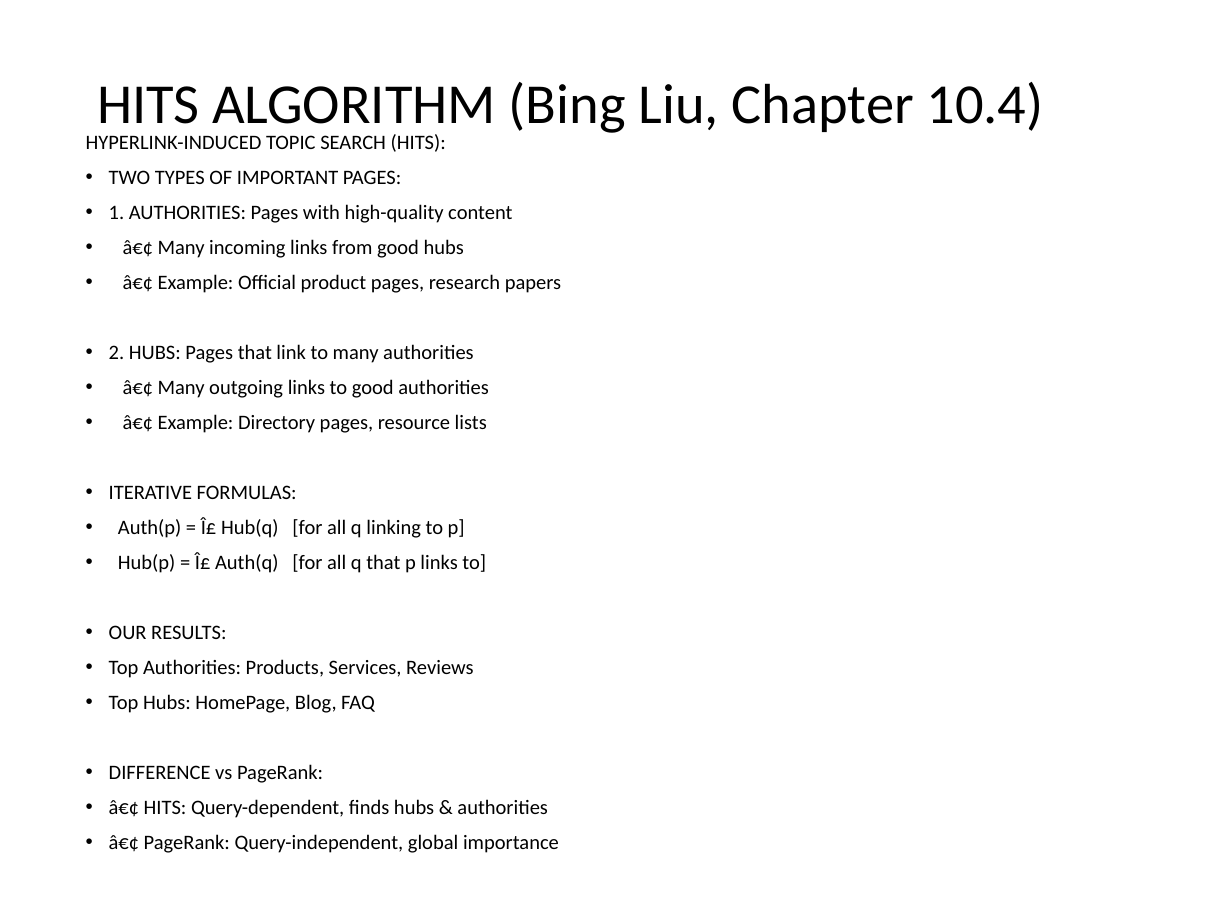
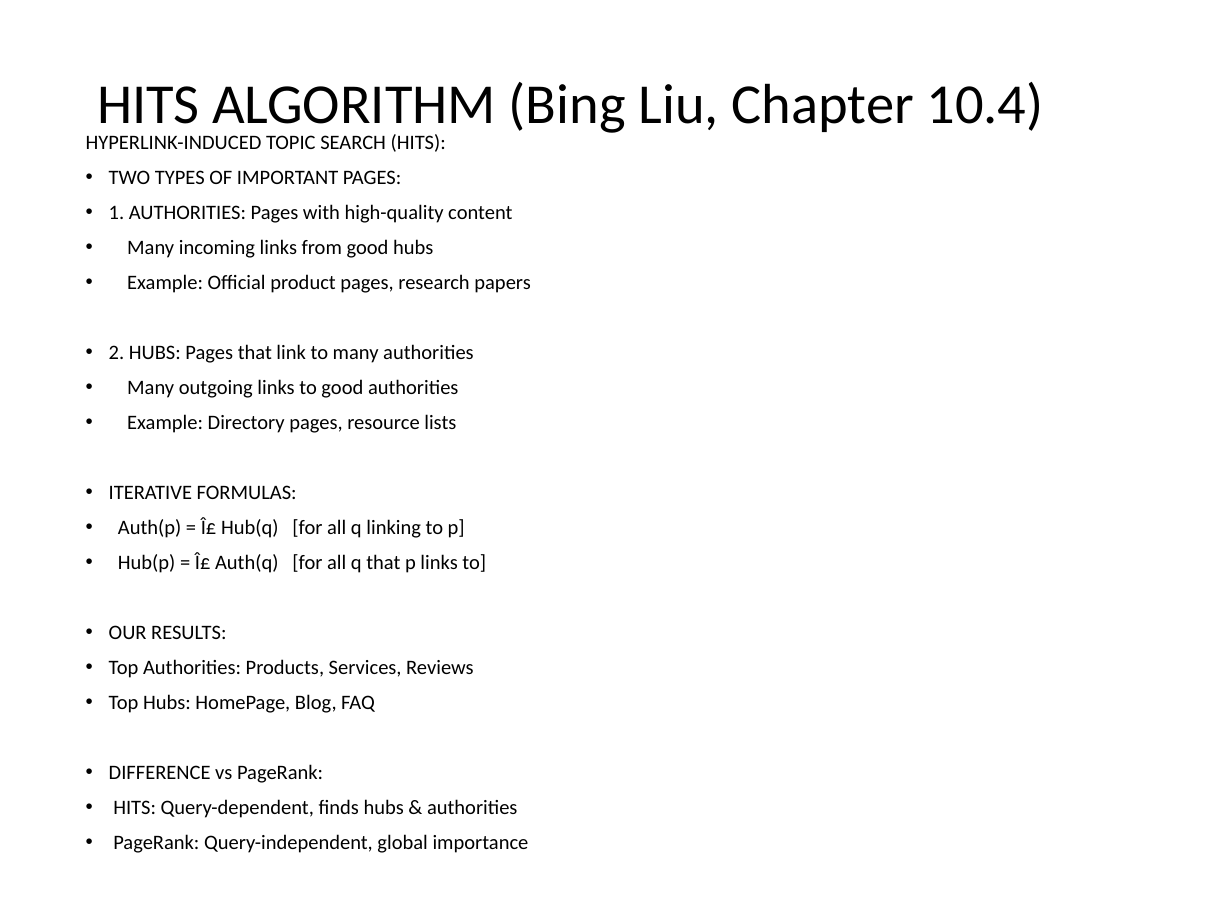
Before and after one commit to ShabanEjupi/TokerrGjiki, a slide deck: slide 8 of Professor_Projects/1_WebInfo_PageRank/PageRankPresentation.pptx. Drawn at 1232x924 pixels with LibreOffice and Linux fonts; fonts in the diff are those of the drawing. Boxes give left, top, right and bottom in pixels: in the first picture for what was removed or moved away, otherwise in the second. Text is boxed around its words. In the diff, an @@ line names an element or a change of style, - is before the commit and + after.

```diff
--- a/Professor_Projects/1_WebInfo_PageRank/PageRankPresentation.pptx
+++ b/Professor_Projects/1_WebInfo_PageRank/PageRankPresentation.pptx
@@ text at box(127, 239, 530, 293): text changed @@
-• â€¢ Many incoming links from good hubs
-• â€¢ Example: Official product pages, research papers
+• Many incoming links from good hubs
+• Example: Official product pages, research papers
@@ text at box(127, 379, 459, 433): text changed @@
-• â€¢ Many outgoing links to good authorities
-• â€¢ Example: Directory pages, resource lists
+• Many outgoing links to good authorities
+• Example: Directory pages, resource lists
@@ text at box(113, 799, 529, 853): text changed @@
-• â€¢ HITS: Query-dependent, finds hubs & authorities
-• â€¢ PageRank: Query-independent, global importance
+• HITS: Query-dependent, finds hubs & authorities
+• PageRank: Query-independent, global importance
```
Also in this commit, not shown: 12 other slides changed, 58 other files.
